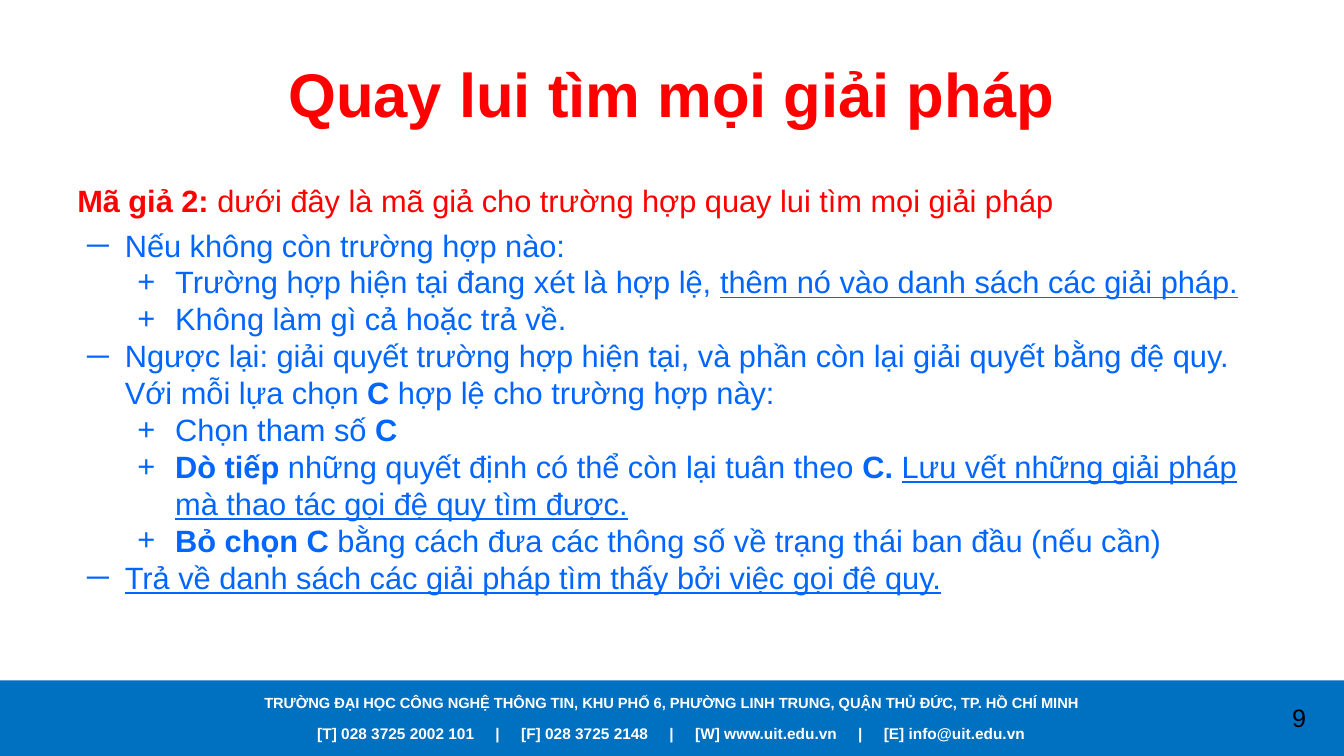
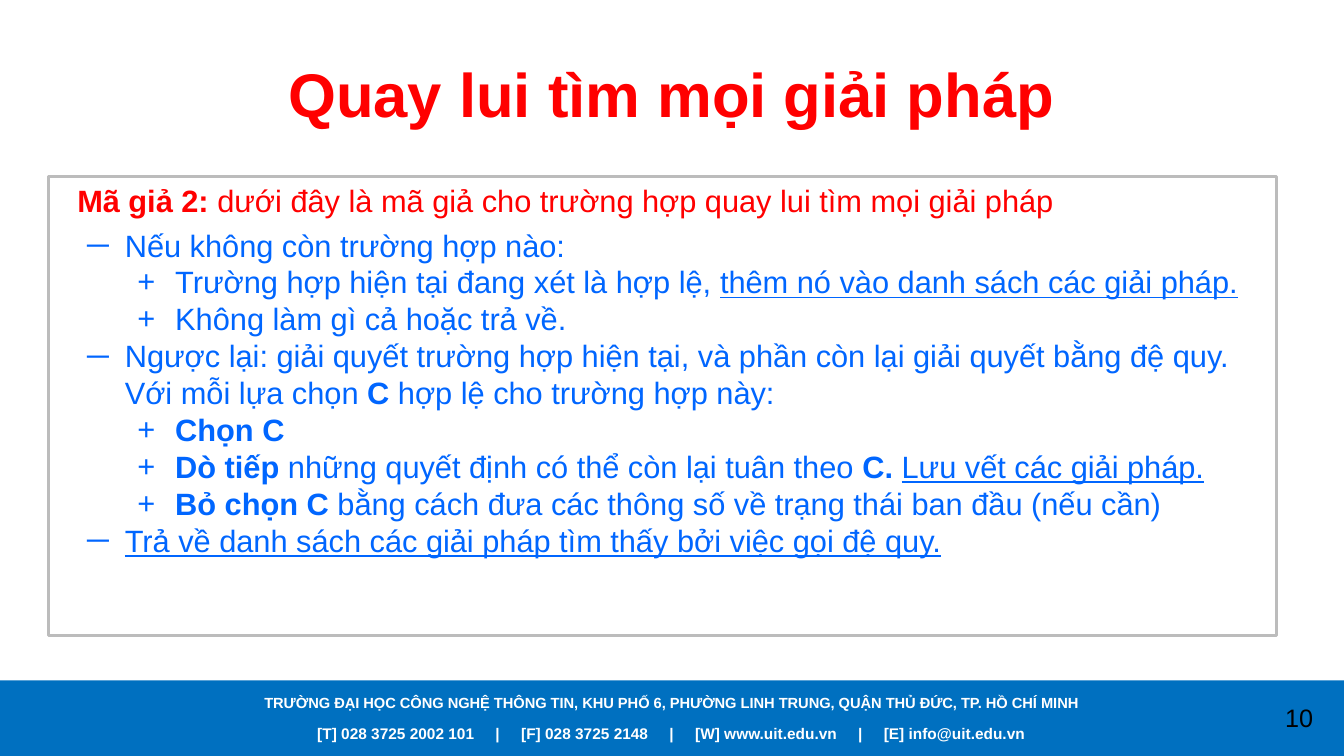
Before and after one commit to caodoanh2001/CS112.L21.KHMT, a slide deck: slide 10 of Seminar/Backtracking.pptx (slide 9 before the commit). Drawn at 1344x756 pixels with LibreOffice and Linux fonts; fonts in the diff are those of the drawing; background and template pictures are left out. Boxes give left, top, right and bottom in pixels: in the first picture for what was removed or moved away, otherwise in the second. Text is boxed around its words. In the diff, an @@ line names an element or a change of style, - is before the commit and + after.

```diff
--- a/Seminar/Backtracking.pptx
+++ b/Seminar/Backtracking.pptx
@@ rectangle added at (48, 176, 1277, 636), outline #BDBDBD 2 pt @@
@@ text at (175, 418, 1204, 484): text changed @@
-  + Chọn tham số C
-  + Dò tiếp những quyết định có thể còn lại tuân theo C. Lưu vết những giải pháp mà thao tác gọi đệ quy tìm được.
+  + Chọn C
+  + Dò tiếp những quyết định có thể còn lại tuân theo C. Lưu vết các giải pháp.
@@ page number at (1285, 709, 1313, 727): text changed @@
-9
+10
```
Also in this commit, not shown: 7 other slides changed, 4 slides added, 2 slides removed.
